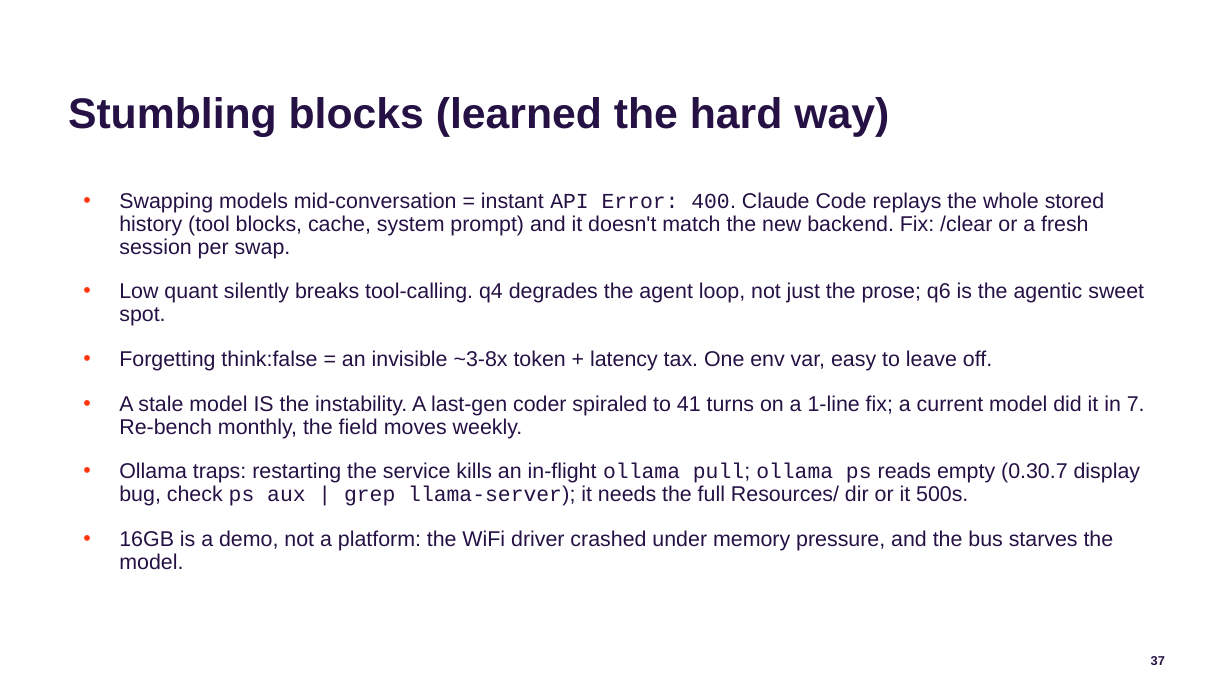
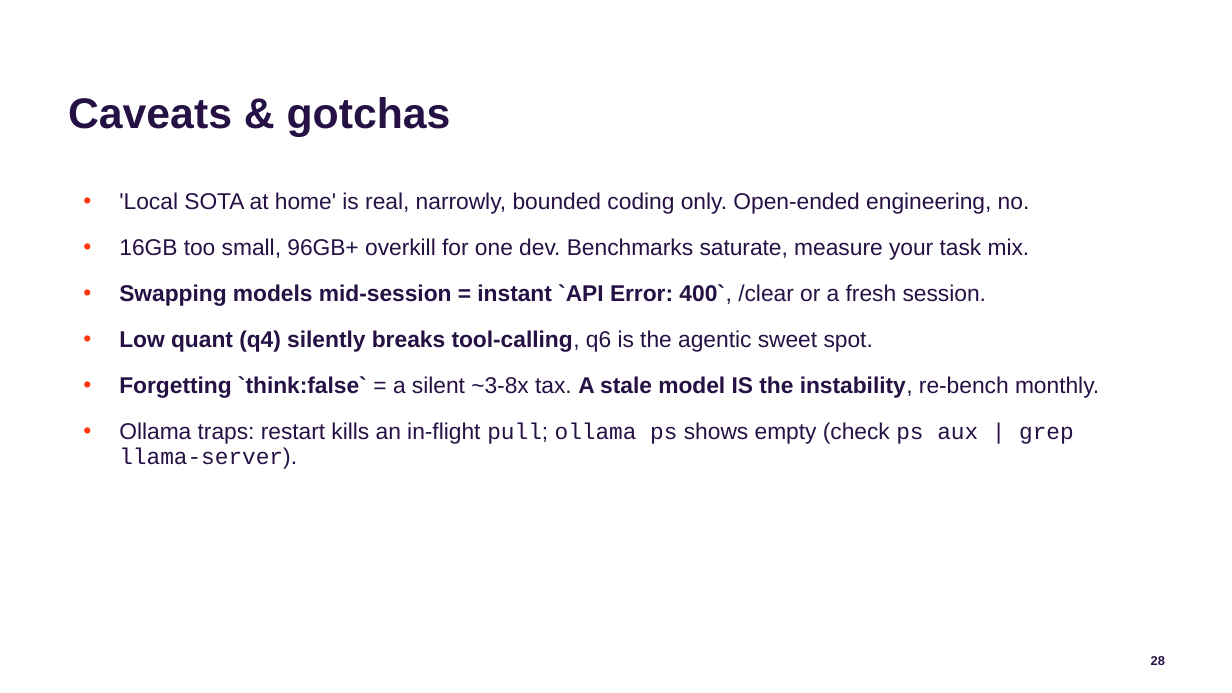
Before and after one commit to jconnolly/local-llm-pi5, a slide deck: slide 28 of local-llm-datasociety.pptx (slide 37 before the commit). Drawn at 1232x693 pixels with LibreOffice and Linux fonts; fonts in the diff are those of the drawing; background and template pictures are left out. Boxes give left, top, right and bottom in pixels: in the first picture for what was removed or moved away, otherwise in the second. Text is boxed around its words. In the diff, an @@ line names an element or a change of style, - is before the commit and + after.

```diff
--- a/local-llm-datasociety.pptx
+++ b/local-llm-datasociety.pptx
@@ title at [68,97,451,136]: text changed @@
-Stumbling blocks (learned the hard way)
+Caveats & gotchas
@@ text at [119,192,1099,469]: text changed; size 15 to 16 pt @@
-• Swapping models mid-conversation = instant API Error: 400. Claude Code replays the whole stored history (tool blocks, cache, system prompt) and it doesn't match the new backend. Fix: /clear or a fresh session per swap.
-• Low quant silently breaks tool-calling. q4 degrades the agent loop, not just the prose; q6 is the agentic sweet spot.
-• Forgetting think:false = an invisible ~3-8x token + latency tax. One env var, easy to leave off.
-• A stale model IS the instability. A last-gen coder spiraled to 41 turns on a 1-line fix; a current model did it in 7. Re-bench monthly, the field moves weekly.
-• Ollama traps: restarting the service kills an in-flight ollama pull; ollama ps reads empty (0.30.7 display bug, check ps aux | grep llama-server); it needs the full Resources/ dir or it 500s.
-• 16GB is a demo, not a platform: the WiFi driver crashed under memory pressure, and the bus starves the model.
+• 'Local SOTA at home' is real, narrowly, bounded coding only. Open-ended engineering, no.
+• 16GB too small, 96GB+ overkill for one dev. Benchmarks saturate, measure your task mix.
+• Swapping models mid-session = instant `API Error: 400`, /clear or a fresh session.
+• Low quant (q4) silently breaks tool-calling, q6 is the agentic sweet spot.
+• Forgetting `think:false` = a silent ~3-8x tax. A stale model IS the instability, re-bench monthly.
+• Ollama traps: restart kills an in-flight pull; ollama ps shows empty (check ps aux | grep llama-server).
@@ page number at [1151,656,1165,665]: text changed @@
-37
+28
```
Also in this commit, not shown: 3 other slides changed, 11 slides removed, 3 other files.
